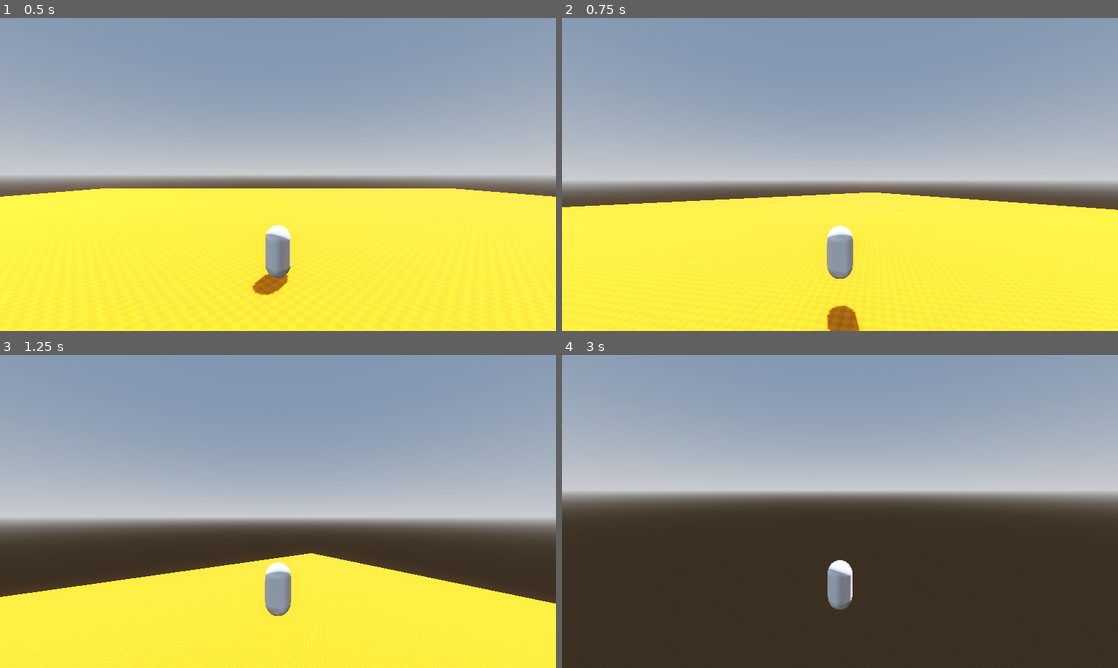
Above: before the commit, frames 1-4 (two rows, left to right).
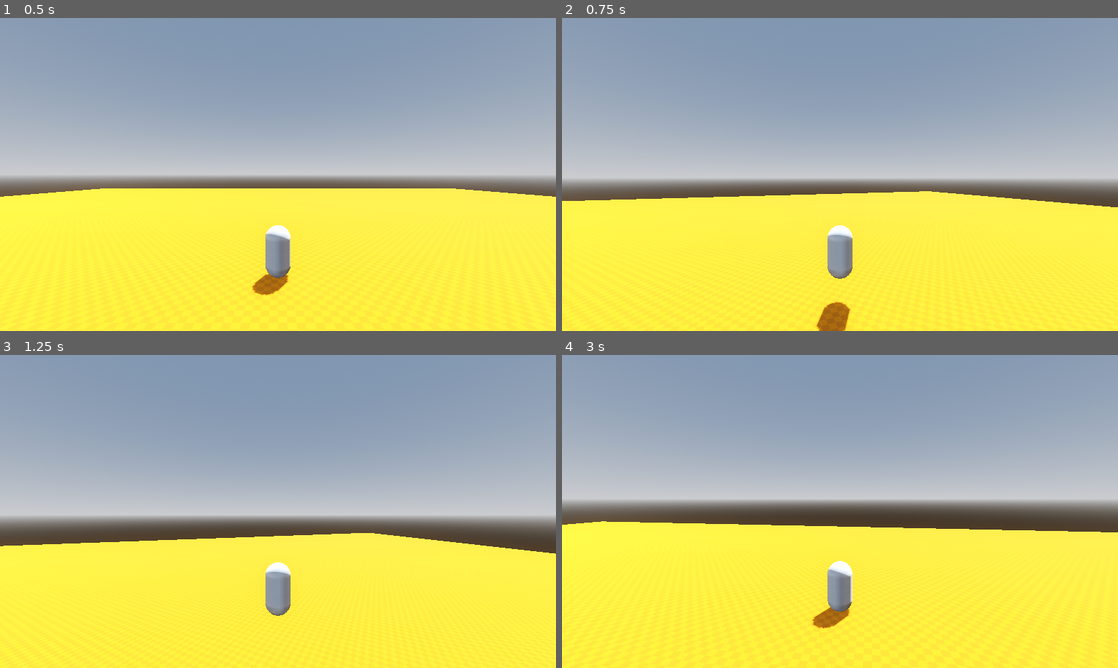
Above: after the commit, the same moments.

Repository: AgilMonkey/project-banyusari
Game: Godot game, scene res://world/main.tscn
The game is run twice, just before and just after one commit, with the same random seed, the same clock (stepped at 60 frames per second) and the same inputs.
Inputs (mouse positions are in pixels of both pictures, inside the frame that each line leads up to):
- Up to frame 1 (0.5 s): no input
- Up to frame 2 (0.75 s): tap Enter (ui_accept) at 0.5 s; move the mouse to (867, 174) at 0.52 s; hold W (move_forward) from 0.53 s (still down); tap Space (jump) at 0.6 s
- Up to frame 3 (1.25 s): keep holding W (move_forward); tap Space (jump) at 0.77, 1.07 s
- Up to frame 4 (3 s): keep holding W (move_forward); move the mouse to (812, 511) at 1.27 s; tap F at 1.35 s; tap Space (jump) at 1.52, 1.55, 1.82, 2.3 s; move the mouse to (851, 505) at 2.02 s; hold Q 2.03-2.78 s; move the mouse to (834, 517) at 2.77 s; tap O at 2.85 s

Frame 1 is identical in both runs. In frame 2, 2.6% of the frame differs, in the area x 0-100%, y 51-100%; in frame 3, 13%; in frame 4, 52%, in the area x 0-100%, y 43-100%.

Commit message:
Add floor check

Diff:
--- /dev/null
+++ b/player/player.gd
@@ -0,0 +1,16 @@
+extends RigidBody3D
+
+
+var on_floor = false
+
+
+func _integrate_forces(state: PhysicsDirectBodyState3D) -> void:
+	on_floor = false
+	var i := 0
+	while i < state.get_contact_count():
+		var normal := state.get_contact_local_normal(i)
+		on_floor = normal.dot(Vector3.UP) > 0.98 # this can be dialed in
+		#  1.0 would be perfectly straight up
+		#  0.0 is a wall
+		# -1.0 is a ceiling
+		i += 1
--- a/player/player.tscn
+++ b/player/player.tscn
@@ -1,5 +1,6 @@
-[gd_scene load_steps=9 format=3 uid="uid://dgj5e4tlh6l65"]
+[gd_scene load_steps=10 format=3 uid="uid://dgj5e4tlh6l65"]
 
+[ext_resource type="Script" uid="uid://bmhwonbtsjfg" path="res://player/player.gd" id="1_qjkh3"]
 [ext_resource type="Texture2D" uid="uid://sg6qu40fxnbe" path="res://assets/kenney_prototype_textures/PNG/Light/texture_03.png" id="1_ulp21"]
 [ext_resource type="Script" uid="uid://8t1puph1nn0n" path="res://player/third_person_movement_rigidbody.gd" id="2_rkbax"]
 [ext_resource type="Script" uid="uid://pq1j7fjytppm" path="res://addons/phantom_camera/scripts/phantom_camera/phantom_camera_3d.gd" id="3_yw30f"]
@@ -19,6 +20,9 @@
 [node name="Player" type="RigidBody3D"]
 physics_material_override = SubResource("PhysicsMaterial_yw30f")
 lock_rotation = true
+contact_monitor = true
+max_contacts_reported = 1
+script = ExtResource("1_qjkh3")
 
 [node name="PhantomCamera3D" type="Node3D" parent="." node_paths=PackedStringArray("follow_target")]
 transform = Transform3D(0.999995, 0, 0, 0, 0.999999, 0, 0, 0, 0.999995, 0, 3, 7.99996)
--- a/player/third_person_movement_rigidbody.gd
+++ b/player/third_person_movement_rigidbody.gd
@@ -16,7 +16,7 @@
 	input_dir.x = Input.get_axis("move_left", "move_right")
 	input_dir = input_dir.normalized()
 
-	if Input.is_action_just_pressed("jump"):
+	if Input.is_action_just_pressed("jump") and rb.on_floor:
 		rb.apply_impulse(Vector3.UP * jump_force)
 
 
--- a/player/third_person_phantom_camera_control.gd
+++ b/player/third_person_phantom_camera_control.gd
@@ -1,10 +1,10 @@
 extends Node
 
 
-var mouse_sensitivity: float = 0.5
+var mouse_sensitivity: float = 0.3
 
 var min_yaw: float = 0
-var max_yaw: float = 360
+var max_yaw: float = 362
 
 var min_pitch: float = -89.9
 var max_pitch: float = 80.0
--- a/project.godot
+++ b/project.godot
@@ -60,4 +60,5 @@
 [physics]
 
 3d/physics_engine="Jolt Physics"
+3d/default_gravity=19.6
 common/physics_interpolation=true
Not shown, added: player/player.gd.uid
